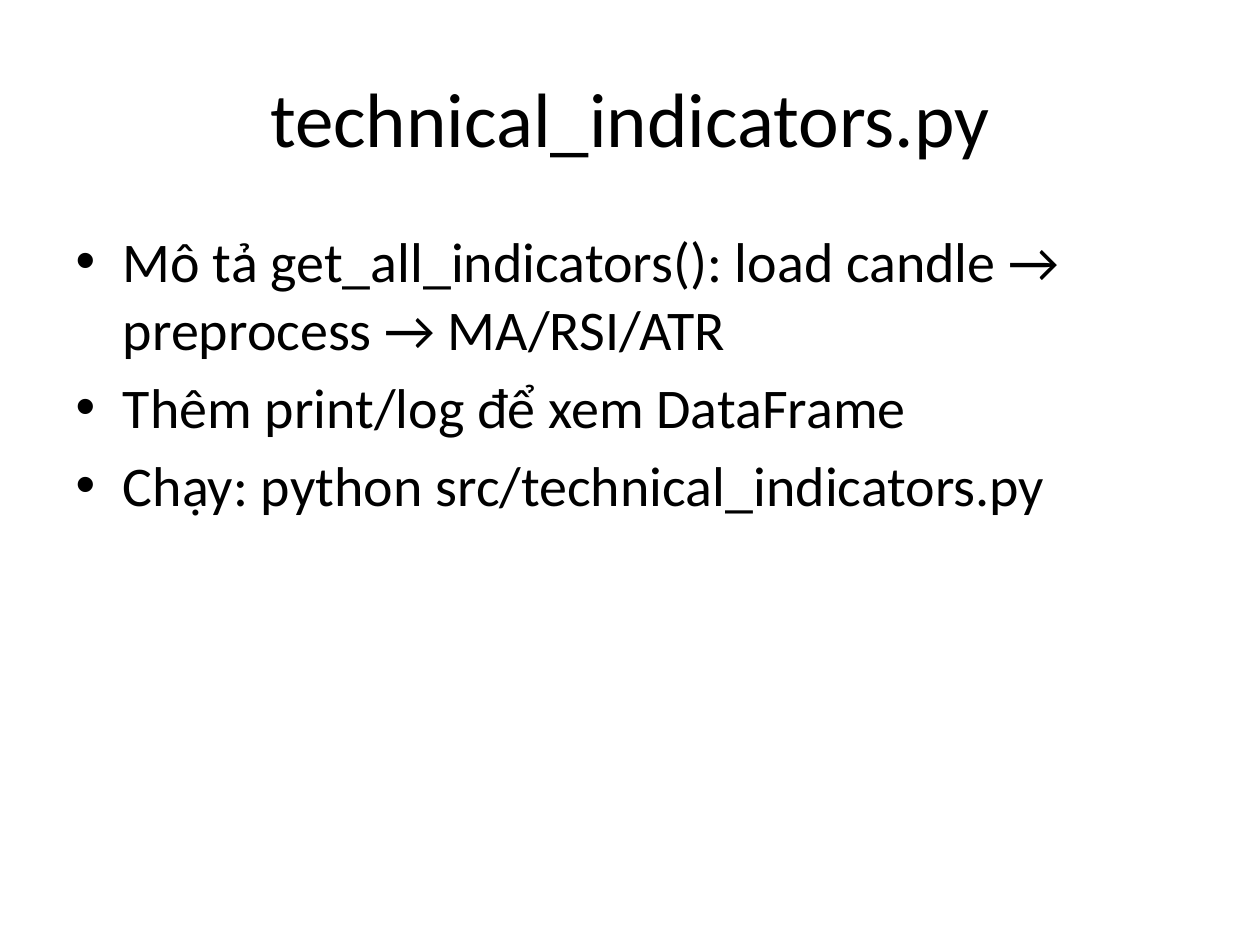
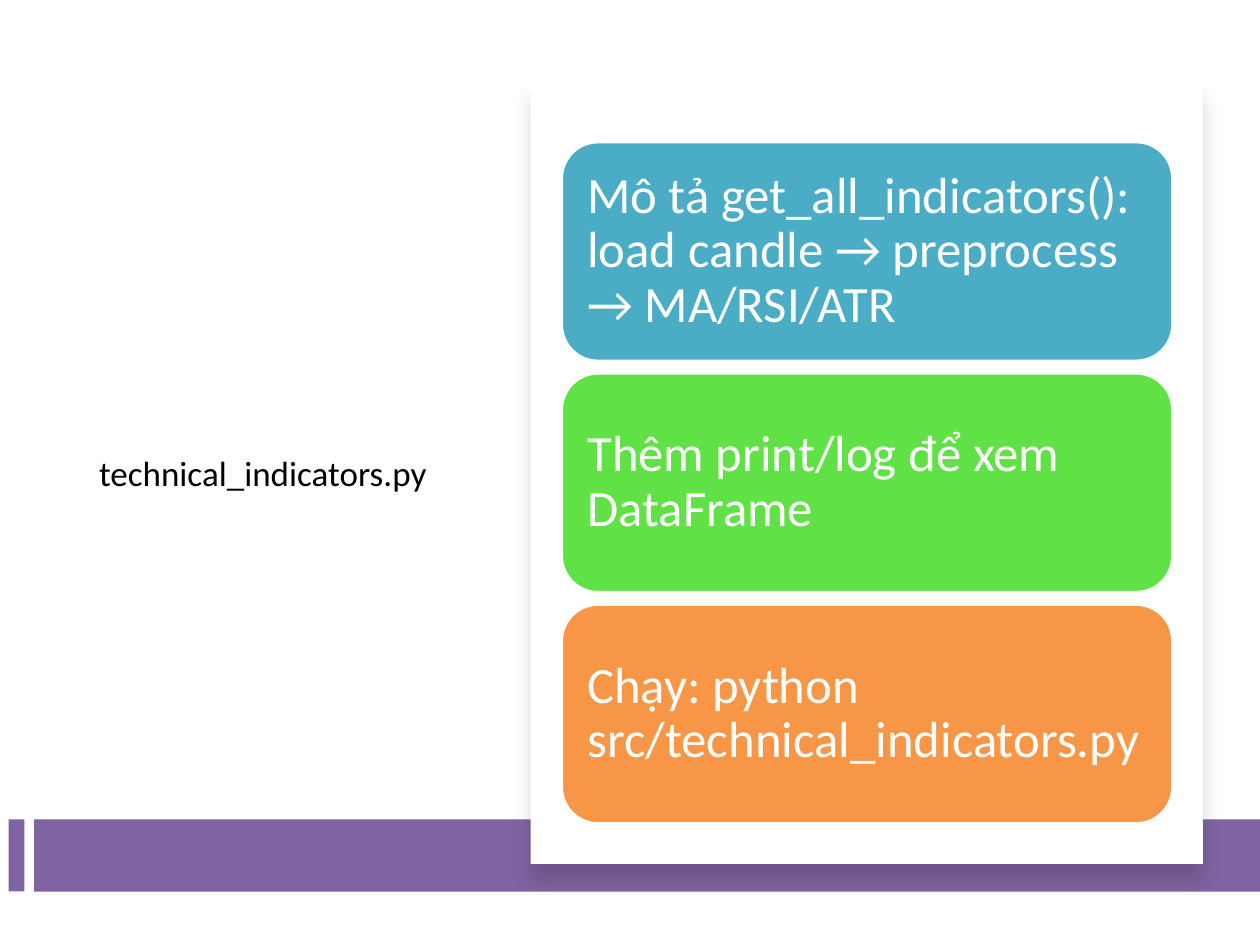
Before and after one commit to j4ngler/Bot_Trading, a slide deck: slide 4 of Buoi2_TradingBot_Slides.pptx. Drawn at 1260x945 pixels with LibreOffice and Linux fonts; fonts in the diff are those of the drawing. Boxes give left, top, right and bottom in pixels: in the first picture for what was removed or moved away, otherwise in the second. Text is boxed around its words. In the diff, an @@ line names an element or a change of style, - is before the commit and + after.

```diff
--- a/Buoi2_TradingBot_Slides.pptx
+++ b/Buoi2_TradingBot_Slides.pptx
@@ rectangle added at <box>530,81,1203,863</box>, fill #FFFFFF @@
@@ title "technical_indicators.py": place and size @@
-title "technical_indicators.py" at <box>270,93,989,160</box>
+title "technical_indicators.py" at <box>99,461,426,492</box>
@@ title "technical_indicators.py" at <box>99,461,426,492</box>: size 44 to 20 pt @@
@@ text removed at <box>123,241,1044,516</box> @@
-• Mô tả get_all_indicators(): load candle → preprocess → MA/RSI/ATR
-• Thêm print/log để xem DataFrame
-• Chạy: python src/technical_indicators.py
@@ group added at <box>562,141,1173,824</box>: 3 rounded rectangles, 3 texts @@
+Mô tả get_all_indicators(): load candle → preprocess → MA/RSI/ATR
+Thêm print/log để xem DataFrame
+Chạy: python src/technical_indicators.py
@@ rectangle added at <box>8,820,23,891</box>, fill #8064A2 @@
@@ rectangle added at <box>34,820,1260,892</box>, fill #8064A2 @@
```
Also in this commit, not shown: 10 other slides changed, 1 slide removed, 10 other files.
